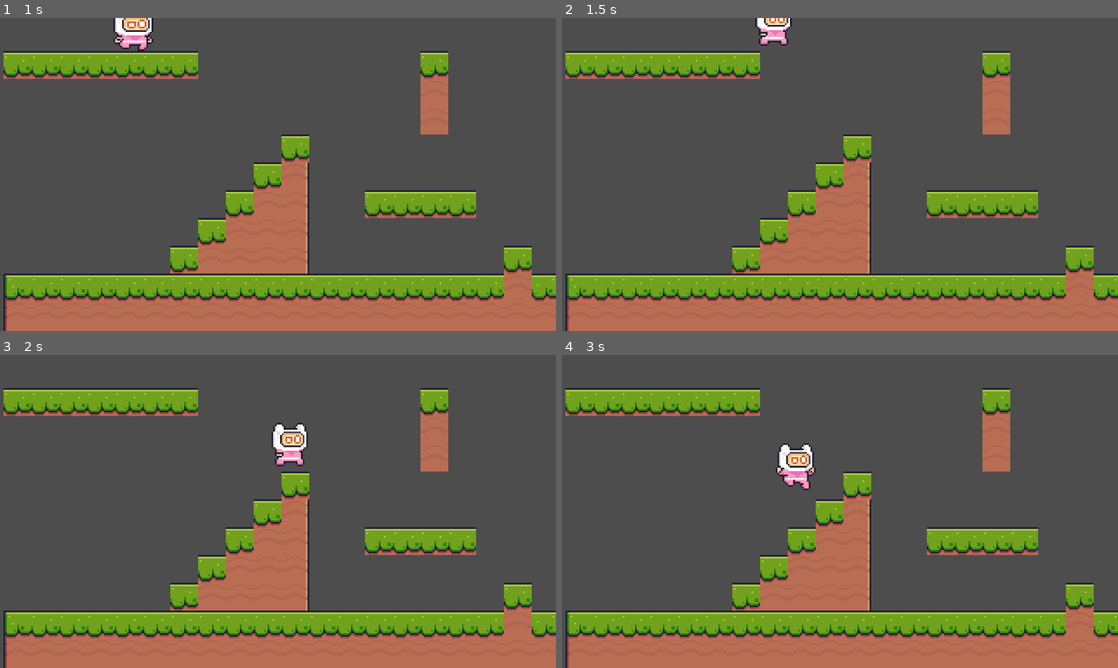
Above: before the commit, frames 1-4 (two rows, left to right).
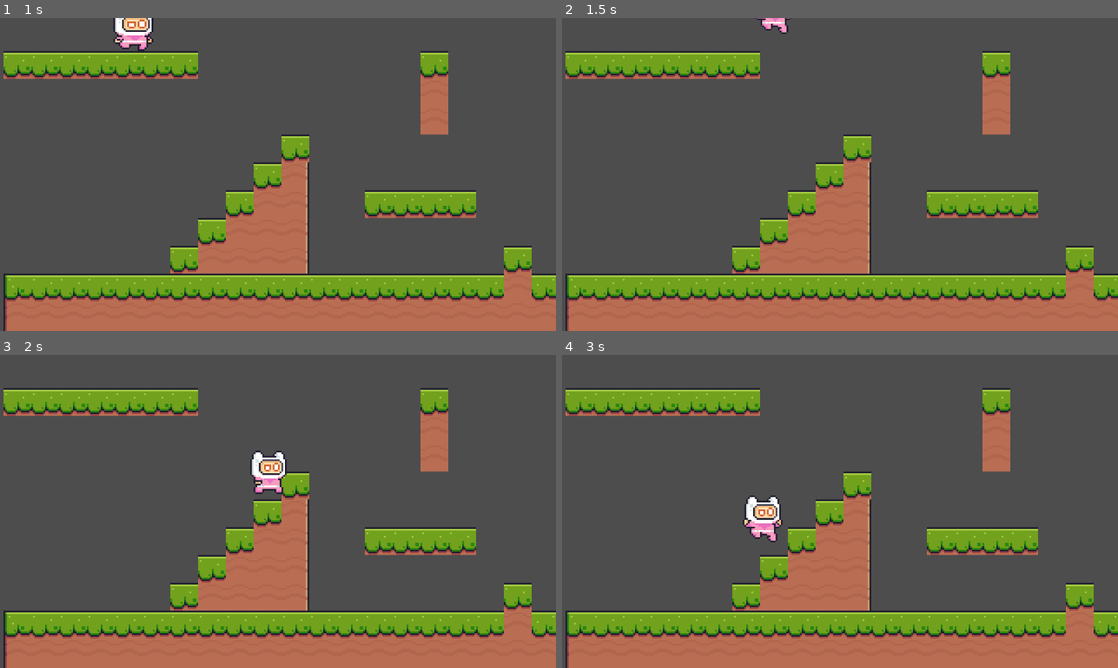
Above: after the commit, the same moments.

Repository: FANXING-0710/StarrySky
Game: Godot game, scene res://scenes/test_room.tscn
Two runs of this game, one before a commit and one after it. Both use one fixed random seed, a clock stepped at 60 frames per second and the inputs below.
Inputs:
- Up to frame 1 (1 s): hold D (right) from 0.53 s (still down); hold Shift (grab) from 0.53 s (still down); tap K (dash) at 0.6 s; tap Space (jump) at 0.77 s
- Up to frame 2 (1.5 s): keep holding D (right); tap Space (jump) at 1.07 s; release Shift (grab) at 1.28 s; tap Shift (grab) at 1.35 s
- Up to frame 3 (2 s): keep holding D (right); tap Space (jump) at 1.52, 1.55, 1.82 s
- Up to frame 4 (3 s): release D (right) at 2.03 s; hold A (left) 2.03-2.78 s; hold Space (jump) 2.03-2.78 s; tap K (dash) at 2.3, 2.85 s; hold D (right) from 2.78 s (still down)

Frame 1 is identical in both runs. In frame 2, 0.4% of the frame differs, in the area x 34-42%, y 0-9%; in frame 3, 1.3%; in frame 4, 1.5%, in the area x 32-46%, y 28-60%.

Commit message:
可能完成了sd、hd、u

Diff:
--- a/scripts/commons/player/climb.gd
+++ b/scripts/commons/player/climb.gd
@@ -37,7 +37,7 @@
         change_state("Slip")
     elif _owner.wall_dir == 1 and Input.is_action_pressed("right") and Input.is_action_just_released("grab"):
         change_state("Slip")
-    elif Input.is_action_just_pressed("grab"):
+    elif not Input.is_action_pressed("grab"):
         change_state("Fall")
     elif _owner.on_wall == false:
         change_state("Fall")
--- a/scripts/commons/player/crouch.gd
+++ b/scripts/commons/player/crouch.gd
@@ -3,12 +3,10 @@
 func Begin() -> void:
     _owner.can_move = false
     _owner.can_jump = false
-    _owner.is_crouching = true
     print("进入 Crouch 状态")
     # _owner.stop()   # 调用 Player.gd 的函数
 
 func Update(delta: float) -> void:
-    _owner.velocity = Vector2.ZERO
 
     if Input.is_action_just_released("down"):
         change_state("Idle")
@@ -24,4 +22,3 @@
     print("退出 Crouch")
     _owner.can_move = true
     _owner.can_jump = true
-    _owner.is_crouching = false
--- a/scripts/commons/player/idle.gd
+++ b/scripts/commons/player/idle.gd
@@ -13,7 +13,7 @@
         change_state("Run")
 
     # 进入 crouch
-    if Input.is_action_pressed("down"):
+    if Input.is_action_pressed("down") and _owner.velocity == Vector2.ZERO:
         change_state("Crouch")
 
     # 进入 jump
@@ -27,5 +27,7 @@
     # 播放动画
     _owner.animation.play("idle")
 
+    #TODO: https://chatgpt.com/c/68cd5aa8-f6f0-832a-a6b9-4e47fc07795f
+
 func End() -> void:
     print("退出 Idle")
--- a/scripts/commons/player/player.gd
+++ b/scripts/commons/player/player.gd
@@ -1,8 +1,12 @@
 extends CharacterBody2D
 
+# 获取动画精灵节点，用于播放角色动画
 @onready var animation: AnimatedSprite2D = $Grapsics/Animation
+# 手部射线检测，用于检测墙壁碰撞
 @onready var hand_checker: RayCast2D = $Grapsics/HandChecker
+# 脚部射线检测，用于检测墙壁碰撞
 @onready var foot_checker: RayCast2D = $Grapsics/FootChecker
+# 图形节点，用于控制角色朝向
 @onready var grapsics: Node2D = $Grapsics
 
 ## 物理常数
@@ -33,10 +37,17 @@
 const WALL_JUMP_GRACE := 0.10 # 离开墙壁后还能蹬的缓冲时间
 const CLIMB_JUMP_STAMINA_COST := 20.0 # 攀爬跳体力消耗
 ## Dash
-const DASH_SPEED: float = 240.0 # 冲刺速度
-const DASH_TIME: float = 0.15 # 冲刺持续时间
-const DASH_COOLDOWN: float = 0.2 # 冲刺结束后冷却时间
-const MAX_DASHES: int = 1 # 默认 1 次 Dash（后期可升级到 2 次）
+const DASH_SPEED := 240.0 # 冲刺速度
+const DASH_TIME := 0.15 # 冲刺持续时间
+const DASH_COOLDOWN := 0.2 # 冲刺结束后冷却时间
+const MAX_DASHES := 1 # 默认 1 次 Dash（后期可升级到 2 次）
+## 高级冲刺技巧相关
+const SUPER_BOOST := 1.3 # Super dash的跳跃加成
+const HYPER_BOOST_X := 1.5 # Hyper dash的水平速度加成
+const HYPER_BOOST_Y := 0.8 # Hyper dash的垂直速度减少
+const ULTRA_BOOST := 1.2 # Ultra dash的速度保持加成
+const ULTRA_MIN_HEIGHT := 28.0 # Ultra所需的最低高度差（像素）
+const SUPER_TIME_WINDOW := 0.1 # Super Dash 触发时间窗口（秒）
 
 ## 变量
 # var velocity: Vector2 # CharacterBody2D的隐藏变量
@@ -45,7 +56,6 @@
 var on_ground := is_on_floor() # 当前是否在地面
 var can_apply_gravity := true # 是否可以应用重力
 var can_move := true # 是否可以应用移动
-var is_crouching := false
 # 跳跃相关
 var can_jump := true
 var var_jump_timer := 0.0 # 可变跳定时器
@@ -64,72 +74,89 @@
 var is_dashing := false # 是否正在冲刺
 var dash_timer := 0.0 # 冲刺计时
 var dash_cooldown := 0.0 # 冲刺冷却计时
+# 高级冲刺技巧
+var is_super_dashing := false # 是否正在执行 Super dash
+var is_hyper_dashing := false # 是否正在执行 Hyper dash
+var is_ultra_dashing := false # 是否正在执行 Ultra dash
+var hyper_charge_time := 0.0 # Hyper 充能计时器
+var ultra_start_velocity := Vector2.ZERO # Ultra 开始时的速度
+var super_dash_timer := 0.0 # Super Dash 触发计时器
 
 func _physics_process(delta: float) -> void:
-    # 更新变量
+    ## 更新变量
+    # 更新输入方向
     move_input = Input.get_action_strength("right") - Input.get_action_strength("left") # 更新输入
-    on_ground = is_on_floor() # 更新地面状态
-    wall_grace_timer = max(wall_grace_timer - delta, 0.0) # 更新缓冲计时
-
-    # # 是否应用重力
+    # 更新地面状态
+    on_ground = is_on_floor()
+    # 更新离墙缓冲计时器
+    wall_grace_timer = max(wall_grace_timer - delta, 0.0)
+
+    # 处理高级冲刺技巧
+    handle_advanced_tech(delta)
+
+    # 如果可以应用重力，则应用重力
     if can_apply_gravity == true:
         apply_gravity(delta) # 重力
 
-    # 体力
+    # 如果在地面上，恢复体力
     if on_ground:
         stamina = CLIMB_MAX_STAMINA
 
-    # 跳跃相关
-    # 更新 Coyote Time
+    ## 跳跃相关
+    # 更新 Coyote Time（落地后仍可跳跃的宽容时间）
     if on_ground:
         coyote_timer = JUMP_COYOTE_TIME
     else:
         coyote_timer = max(coyote_timer - delta, 0.0)
-    # 是否应用跳跃
+    # 如果可以跳跃，处理跳跃输入
     if can_jump == true:
         handle_jump_input(delta) # 跳跃
 
-    # Dash相关
+    ## Dash相关
     if is_dashing:
+        # 减少冲刺计时
         dash_timer -= delta
         if dash_timer <= 0.0:
+            # 冲刺结束
             end_dash()
         else:
             # Dash 期间锁定速度
             velocity = dash_dir * DASH_SPEED
     elif dash_cooldown > 0.0:
+        # 减少冲刺冷却时间
         dash_cooldown -= delta
-    # else:
-    #     # 普通运动逻辑（重力、移动等）
-    #     if can_apply_gravity == true:
-    #         apply_gravity(delta) # 重力
-        # apply_horizontal_move(delta)
 
     # 落地恢复 dash 次数
     if is_on_floor():
         dashes_left = MAX_DASHES
 
+    # 处理冲刺输入
     handle_dash_input()
-    direction_reversal() # 方向反转
-    check_wall() # 检查是否贴着墙，并更新方向
-    apply_horizontal_move(delta) # 移动
-    move_and_slide() # 移动角色
-    # apply_gravity(delta) # 重力
-
-    # print(can_apply_gravity)
-    # print(coyote_timer)
-    # print(buffer_timer)
-    # print(Input.is_action_pressed("grab"))
-
-
-# 方向反转
+    # 处理角色朝向反转
+    direction_reversal()
+    # 检查墙壁碰撞
+    check_wall()
+    # 应用水平移动
+    apply_horizontal_move(delta)
+    # 应用物理移动
+    move_and_slide()
+
+    # 调试信息
+    if Input.is_action_just_pressed("dash"):
+        print("Dash输入: 方向=", dash_dir, " 在地面=", on_ground)
+    if Input.is_action_just_pressed("jump") and is_dashing:
+        print("Jump during Dash: Super timer=", super_dash_timer)
+
+
+# 方向反转函数
 func direction_reversal() -> void:
+    # 如果有输入且不在墙上，根据输入方向反转角色朝向
     if move_input != 0.0 and not is_walling:
         grapsics.scale.x = move_input
 
-# 重力
+# 重力应用函数
 func apply_gravity(delta: float) -> void:
-    # 是否按下“向下键” → 快速下落
+    # 是否按下"向下键" → 快速下落
     var fast_fall := Input.is_action_pressed("down")
 
     if fast_fall == true:
@@ -141,24 +168,19 @@
     else:
         # 普通重力
         velocity.y += GRAVITY * delta
+        # 限制最大下落速度
         if velocity.y > MAX_FALL:
             velocity.y = MAX_FALL
 
-# 移动
+# 水平移动应用函数
 func apply_horizontal_move(delta: float) -> void:
-    # 限制移动
-    if can_move == false and is_dashing == false:
+    # 如果不能移动，将水平速度设为0
+    if can_move == false:
         velocity.x = 0
         return
 
-    # # 读取左右输入
-    # var move_input: float = Input.get_action_strength("right") - Input.get_action_strength("left")
     # 目标最大速度：是否抱物？
     var max_speed: float = HOLDING_MAX_RUN if holding else MAX_RUN
-
-    # # 当前是否在地面
-    # var on_ground: bool = is_on_floor()
-
     # 加速倍率：地面 = 1，空中 = AIR_MULT
     var accel_mult: float = 1.0 if on_ground else AIR_MULT
 
@@ -169,8 +191,9 @@
         # 无输入 → 速度衰减
         velocity.x = move_toward(velocity.x, 0, RUN_REDUCE * delta)
 
-# 跳跃
+# 跳跃输入处理函数
 func handle_jump_input(delta: float) -> void:
+    #DEBUG：快速双击跳跃会先正常跳跃后在跳跃一次
     # 检测按下跳跃键 → 启动缓冲
     if Input.is_action_just_pressed("jump"):
         buffer_timer = JUMP_BUFFER_TIME
@@ -180,10 +203,14 @@
 
     # 起跳条件：有缓冲 + 有宽容时间
     if buffer_timer > 0.0 and (coyote_timer > 0.0 or on_ground):
+        # 应用跳跃速度
         velocity.y = - JUMP_SPEED
+        # 设置可变跳跃时间
         var_jump_timer = VAR_JUMP_TIME
-        buffer_timer = 0.0 # 消耗掉缓冲
-        coyote_timer = 0.0 # 消耗掉宽容时间
+        # 消耗掉缓冲
+        buffer_timer = 0.0
+        # 消耗掉宽容时间
+        coyote_timer = 0.0
 
     # 可变跳：松开跳跃键 → 立即结束可变时间
     if Input.is_action_just_released("jump"):
@@ -191,23 +218,30 @@
 
     # 如果在可变跳时间内并且仍在上升
     if var_jump_timer > 0.0 and velocity.y < 0:
+        # 减少可变跳跃时间
         var_jump_timer -= delta
     elif velocity.y < 0 and not Input.is_action_pressed("jump"):
-        velocity.y = velocity.y * 0.5 # 或者 velocity.y = max(velocity.y, -JUMP_SPEED * 0.5)
+        # 如果松开跳跃键且仍在上升，减少上升速度
+        velocity.y = max(velocity.y, -JUMP_SPEED * 0.5) # 或者 velocity.y = max(velocity.y, -JUMP_SPEED * 0.5)
+        # 结束可变跳跃
         var_jump_timer = 0.0
 
-# 检测墙体
+# 墙壁检测函数
 func check_wall() -> void:
     # 检测：是否碰到墙壁
     if hand_checker.is_colliding() or foot_checker.is_colliding():
+        # 设置墙壁接触状态
         on_wall = true
-        wall_grace_timer = WALL_JUMP_GRACE # 重置缓冲时间
+        # 重置离墙缓冲时间
+        wall_grace_timer = WALL_JUMP_GRACE
 
         # 判断贴墙方向
         var wall_normal: Vector2
         if hand_checker.is_colliding():
+            # 获取手部碰撞法线
             wall_normal = hand_checker.get_collision_normal()
         else:
+            # 获取脚部碰撞法线
             wall_normal = foot_checker.get_collision_normal()
         # 根据法线方向判断是左墙还是右墙
         if wall_normal.x > 0: # 法线向右，说明是左墙
@@ -218,45 +252,170 @@
         # 没有碰到墙
         on_wall = false
 
-    # 检测：是否完成攀爬
+    # 检测：是否完成攀爬（手部离开墙但脚部仍在墙上）
     if not hand_checker.is_colliding() and foot_checker.is_colliding():
         is_complete_climb = true
     else:
         is_complete_climb = false
 
-# Dash
-# 输入
+## Dash
+# Dash输入处理函数
 func handle_dash_input() -> void:
+    # 如果按下冲刺键、有冲刺次数、不在冲刺状态且冷却结束
     if Input.is_action_just_pressed("dash") and dashes_left > 0 and not is_dashing and dash_cooldown <= 0.0:
         start_dash()
 
-# 开始 dash
+# 开始Dash函数
 func start_dash() -> void:
+    # 禁用跳跃
     can_jump = false
     # 读取方向输入
     var input_dir = Vector2(
         Input.get_action_strength("right") - Input.get_action_strength("left"),
         Input.get_action_strength("down") - Input.get_action_strength("up")
     )
-    if input_dir == Vector2.ZERO or is_crouching == true:
-        # 没有输入时，用面向方向
+
+    # 只有在没有方向输入时才使用面向方向
+    if input_dir == Vector2.ZERO:
         input_dir = Vector2(grapsics.scale.x, 0)
 
+    # 标准化冲刺方向
     dash_dir = input_dir.normalized()
 
-    # 开始 dash
+    # 设置冲刺状态
     is_dashing = true
+    # 设置冲刺计时
     dash_timer = DASH_TIME
+    # 重置 Super Dash 计时器
+    super_dash_timer = SUPER_TIME_WINDOW
+    # 减少冲刺次数
     dashes_left -= 1
-
-    # 暂时清零速度（避免旧速度影响）
+    # 设置冲刺速度
     velocity = dash_dir * DASH_SPEED
 
-# 停止 dash
+# 停止Dash函数
 func end_dash() -> void:
+    # 启用跳跃
     can_jump = true
+    # 重置冲刺状态
     is_dashing = false
+    # 重置冲刺计时
     dash_timer = 0.0
+    # 设置冲刺冷却
     dash_cooldown = DASH_COOLDOWN
-    # dash 结束后，水平速度会保留一点（模拟 Celeste 手感）
+    # dash 结束后，水平速度会保留一部分（模拟 Celeste 手感）
     velocity *= 0.6
+
+## 高级冲刺技巧处理函数
+func handle_advanced_tech(delta: float) -> void:
+    # 更新 Super Dash 计时器
+    if is_dashing:
+        super_dash_timer = max(super_dash_timer - delta, 0.0)
+
+    # 首先检查Ultra Dash（优先级最高）
+    if is_dashing and not on_ground and dash_dir.y > 0 and dash_dir.x != 0:
+        try_start_ultra_dash()
+        return # 如果触发了Ultra，就不检查其他技巧
+
+    # 然后检查Super Dash（添加时间窗口限制）
+    if is_dashing and on_ground and dash_dir.y == 0 and Input.is_action_just_pressed("jump") and super_dash_timer > 0:
+        start_super_dash()
+        return # 如果触发了Super，就不检查其他技巧
+
+    # 最后检查Hyper Dash
+    if is_dashing and on_ground and dash_dir.y > 0 and dash_dir.x != 0:
+        # 开始计算充能时间
+        hyper_charge_time += delta
+    elif hyper_charge_time > 0:
+        # 不在充能状态，重置计时器
+        hyper_charge_time = 0
+
+    # 在Dash结束后检查是否触发Hyper
+    if not is_dashing and hyper_charge_time > 0 and Input.is_action_just_pressed("jump"):
+        start_hyper_dash()
+
+    # Ultra Dash速度保持
+    if is_ultra_dashing and on_ground:
+        # 触地时保持并增加速度
+        velocity.x *= ULTRA_BOOST
+        is_ultra_dashing = false
+
+## 开始Super Dash函数
+func start_super_dash() -> void:
+    # 设置Super Dash状态
+    is_super_dashing = true
+    # 结束普通Dash
+    end_dash()
+
+    # 应用Super Dash效果: 更高更远的跳跃
+    velocity.y = - JUMP_SPEED * SUPER_BOOST
+    velocity.x = dash_dir.x * DASH_SPEED * SUPER_BOOST
+
+    # 短暂禁用重力，让跳跃更流畅
+    can_apply_gravity = false
+    # 0.2秒后恢复重力
+    await get_tree().create_timer(0.2).timeout
+    can_apply_gravity = true
+    # 重置Super Dash状态
+    is_super_dashing = false
+
+## 开始Hyper Dash函数
+func start_hyper_dash() -> void:
+    # 设置Hyper Dash状态
+    is_hyper_dashing = true
+    # 结束普通Dash
+    end_dash()
+
+    # 应用Hyper Dash效果: 更快更远但高度较低
+    velocity.y = - JUMP_SPEED * HYPER_BOOST_Y
+    velocity.x = dash_dir.x * DASH_SPEED * HYPER_BOOST_X * sign(grapsics.scale.x)
+
+    # 重置充能计时器
+    hyper_charge_time = 0
+    # 重置Hyper Dash状态
+    is_hyper_dashing = false
+
+## 尝试开始Ultra Dash函数
+func try_start_ultra_dash() -> void:
+    # 检查是否满足Ultra条件: 足够的高度差
+    var space_state = get_world_2d().direct_space_state
+
+    # 计算射线起点（角色底部）
+    var ray_start = global_position + Vector2(0, 10) # 假设角色高度为20像素，从底部上方10像素开始
+
+    # 创建射线查询参数
+    var query = PhysicsRayQueryParameters2D.create(
+        ray_start,
+        ray_start + Vector2(0, ULTRA_MIN_HEIGHT),
+        collision_mask
+    )
+    # 排除角色自身的碰撞
+    query.exclude = [self]
+
+    # 执行射线检测
+    var result = space_state.intersect_ray(query)
+
+    # 打印调试信息
+    print("Ultra Dash检测: 从 ", ray_start, " 到 ", ray_start + Vector2(0, ULTRA_MIN_HEIGHT))
+    print("碰撞结果: ", result)
+
+    # 如果没有碰撞到任何东西，说明高度足够
+    if not result:
+        start_ultra_dash()
+    else:
+        print("Ultra Dash条件不满足: 碰撞到 ", result.collider.name)
+
+## 开始Ultra Dash函数
+func start_ultra_dash() -> void:
+    # 设置Ultra Dash状态
+    is_ultra_dashing = true
+    # 保存开始时的速度
+    ultra_start_velocity = velocity
+    # 结束普通Dash
+    end_dash()
+
+    # Ultra Dash期间保持动量
+    velocity = ultra_start_velocity
+
+    # 注意: Ultra的关键在于斜下冲刺结束后触地时不会重置速度
+    # 这已经在handle_advanced_tech中的ultra_dashing检查处理
--- a/scripts/commons/player/run.gd
+++ b/scripts/commons/player/run.gd
@@ -2,7 +2,6 @@
 
 func Begin() -> void:
     print("进入 Run 状态")
-    # _owner.stop()   # 调用 Player.gd 的函数
 
 func Update(delta: float) -> void:
     # 进入 idle
